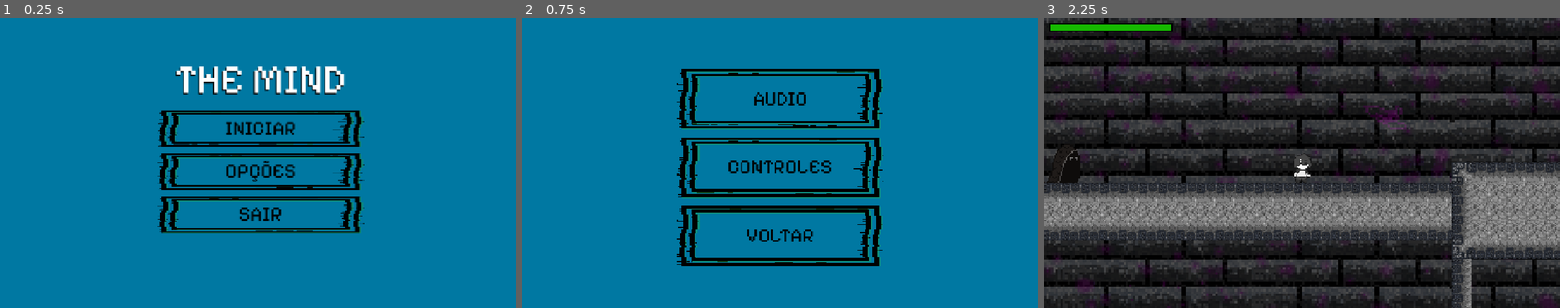
Above: before the commit, frames 1-3 (left to right).
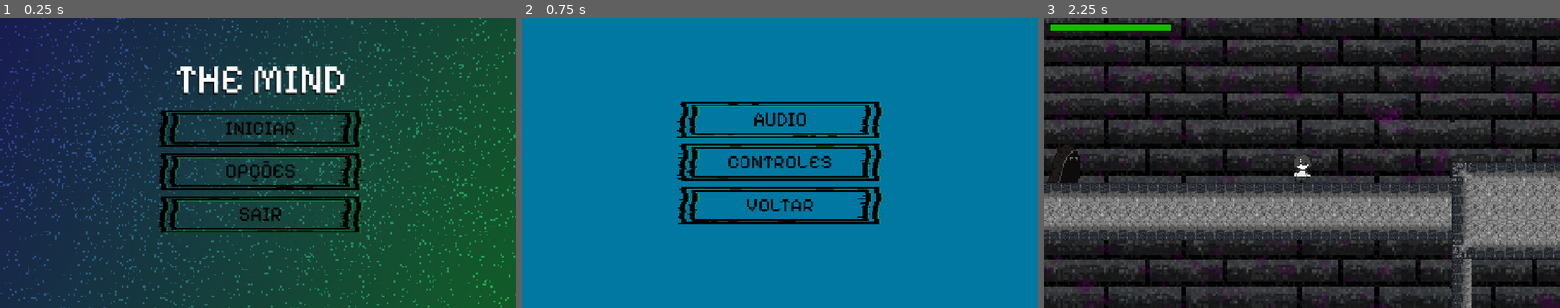
Above: after the commit, the same moments.

Repository: Yuuh15/Jogo_metroidvania_tcc
Game: Godot game, scene res://gui/menu/main_menu.tscn
Same seed, same stepped clock (60 frames per second), same inputs: the game is played once before the commit and once after it.
Inputs:
- Up to frame 1 (0.25 s): no input
- Up to frame 2 (0.75 s): click "OPÇÕES" at 0.5 s
- Up to frame 3 (2.25 s): click "VOLTAR" at 1.25 s; click "INICIAR" at 2 s

The runs differ from the first frame. In frame 1, 94% of the frame differs, in the area x 0-100%, y 0-100%; in frame 2, 11%; in frame 3, nothing differs.

Commit message:
Menu alterado

Diff:
--- a/metroidvania_com_psicologia/gui/menu/main_menu.tscn
+++ b/metroidvania_com_psicologia/gui/menu/main_menu.tscn
@@ -1,14 +1,20 @@
-[gd_scene load_steps=20 format=3 uid="uid://cutjuuoqdkn4h"]
+[gd_scene load_steps=23 format=3 uid="uid://cutjuuoqdkn4h"]
 
 [ext_resource type="Script" uid="uid://cm7487iox8ffl" path="res://gui/menu/scripts/main_menu.gd" id="1_88dmf"]
+[ext_resource type="Texture2D" uid="uid://cx1iwl4m8tyub" path="res://gui/menu/img/cores fundo menu.png" id="2_0my1i"]
 [ext_resource type="Texture2D" uid="uid://dk2y2c7dfwmmr" path="res://gui/menu/img/botão com mouse.png" id="2_bd8gm"]
 [ext_resource type="FontFile" uid="uid://cgswncuhvcmy6" path="res://fonts/PixelifySans-VariableFont_wght.ttf" id="2_t7ymk"]
+[ext_resource type="Texture2D" uid="uid://ca6qfk51iilgv" path="res://gui/menu/img/particulas fundo menu.png" id="3_mf3nf"]
 [ext_resource type="Texture2D" uid="uid://dilcxp31wi5xv" path="res://gui/menu/img/Botão menu.png" id="3_ybyo8"]
 [ext_resource type="PackedScene" uid="uid://c8ax3u5ckj3ct" path="res://gui/menu/effect/switch.tscn" id="4_iho07"]
 [ext_resource type="AudioStream" uid="uid://8wuo13ue5vf7" path="res://audios/select.wav" id="6_m5wff"]
 
-[sub_resource type="StyleBoxFlat" id="StyleBoxFlat_pfblw"]
-bg_color = Color(1.54018e-06, 0.471645, 0.634196, 1)
+[sub_resource type="StyleBoxTexture" id="StyleBoxTexture_dqely"]
+texture = ExtResource("2_0my1i")
+
+[sub_resource type="StyleBoxTexture" id="StyleBoxTexture_xaqmf"]
+texture = ExtResource("3_mf3nf")
+modulate_color = Color(1, 1, 1, 0.576471)
 
 [sub_resource type="StyleBoxEmpty" id="StyleBoxEmpty_06t4h"]
 
@@ -67,7 +73,20 @@
 offset_bottom = -20.0
 grow_horizontal = 2
 grow_vertical = 2
-theme_override_styles/panel = SubResource("StyleBoxFlat_pfblw")
+theme_override_styles/panel = SubResource("StyleBoxTexture_dqely")
+
+[node name="Panel2" type="Panel" parent="."]
+layout_mode = 1
+anchors_preset = 15
+anchor_right = 1.0
+anchor_bottom = 1.0
+offset_left = -10.0
+offset_top = -22.0
+offset_right = -5.0
+offset_bottom = -14.0
+grow_horizontal = 2
+grow_vertical = 2
+theme_override_styles/panel = SubResource("StyleBoxTexture_xaqmf")
 
 [node name="VBoxContainer" type="VBoxContainer" parent="."]
 layout_mode = 1
--- a/metroidvania_com_psicologia/gui/menu/options.tscn
+++ b/metroidvania_com_psicologia/gui/menu/options.tscn
@@ -65,9 +65,9 @@
 anchor_right = 0.5
 anchor_bottom = 0.618
 offset_left = -257.0
-offset_top = -324.96
+offset_top = -241.96
 offset_right = 257.0
-offset_bottom = 175.04
+offset_bottom = 69.04
 grow_horizontal = 2
 grow_vertical = 2
 theme_override_constants/separation = 9
--- a/metroidvania_com_psicologia/levels/lvl_1.tscn
+++ b/metroidvania_com_psicologia/levels/lvl_1.tscn
@@ -2,7 +2,7 @@
 
 [ext_resource type="PackedScene" uid="uid://mpe4ophwvn2b" path="res://tileset/chaov2/tile_map_layer_depression.tscn" id="1_1lxr2"]
 [ext_resource type="PackedScene" uid="uid://d3dyo1f0naxcw" path="res://background/parralax-background.tscn" id="2_x3lfk"]
-[ext_resource type="PackedScene" uid="uid://bnel1u2etfiwm" path="res://player/player.tscn" id="3_odbgv"]
+[ext_resource type="PackedScene" uid="uid://bnel1u2etfiwm" path="res://antigo/player/player.tscn" id="3_odbgv"]
 [ext_resource type="PackedScene" uid="uid://c6b5wiedlbj1y" path="res://gui/healthBar/health_bar.tscn" id="4_x3lfk"]
 [ext_resource type="PackedScene" uid="uid://bs142q3whn5qa" path="res://enemies/depression/slime/depression_slime.tscn" id="5_odbgv"]
 [ext_resource type="PackedScene" uid="uid://o0o06ki3ajpk" path="res://misc/killzone.tscn" id="6_fmrvw"]
--- a/metroidvania_com_psicologia/project.godot
+++ b/metroidvania_com_psicologia/project.godot
@@ -115,5 +115,3 @@
 [rendering]
 
 textures/canvas_textures/default_texture_filter=0
-rendering_device/driver="d3d12"
-rendering_device/driver.windows="d3d12"
Binary file added: metroidvania_com_psicologia/gui/menu/img/cores fundo menu.png
Not shown, added: metroidvania_com_psicologia/gui/menu/img/cores fundo menu.png.import
Binary file added: metroidvania_com_psicologia/gui/menu/img/particulas fundo menu.png
Not shown, added: metroidvania_com_psicologia/gui/menu/img/particulas fundo menu.png.import
